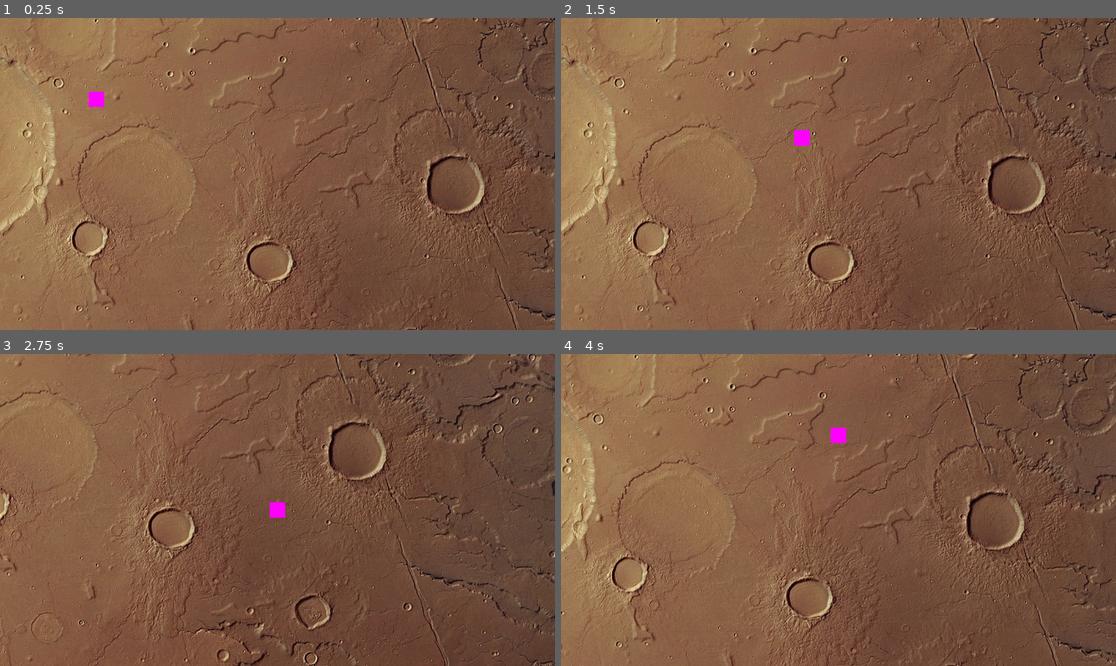
Above: before the commit, frames 1-4 (two rows, left to right).
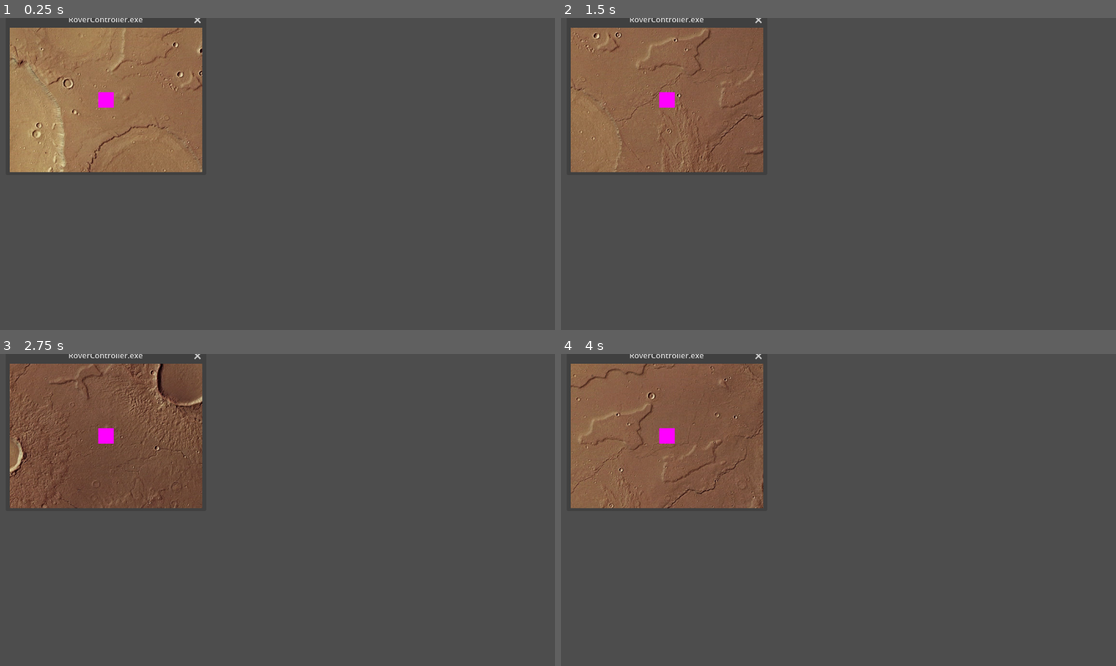
Above: after the commit, the same moments.

Repository: jerrutledge/Mars-Roverflow
Game: Godot game, scene res://scenes/Desktop.tscn
Same seed, same stepped clock (60 frames per second), same inputs: the game is played once before the commit and once after it. Before the commit the project starts from res://scenes/Mars.tscn.
Inputs:
- Up to frame 1 (0.25 s): no input
- Up to frame 2 (1.5 s): tap Enter at 0.5 s; hold D (rover_right) 0.53-1.28 s; hold S (rover_down) from 1.28 s (still down)
- Up to frame 3 (2.75 s): release S (rover_down) at 2.03 s; hold D (rover_right) from 2.03 s (still down)
- Up to frame 4 (4 s): release D (rover_right) at 2.78 s; hold W (rover_up) 2.78-3.53 s; hold A (rover_left) from 3.53 s (still down)

The runs differ from the first frame. In frame 1, 85% of the frame differs, in the area x 0-100%, y 0-100%; in frame 2, 89%; in frame 3, 87%; in frame 4, 90%.

Commit message:
Create Desktop scene

Diff:
--- a/project.godot
+++ b/project.godot
@@ -11,7 +11,7 @@
 [application]
 
 config/name="Mars Roverflow"
-run/main_scene="res://scenes/Mars.tscn"
+run/main_scene="res://scenes/Desktop.tscn"
 config/features=PackedStringArray("4.2", "Forward Plus")
 config/icon="res://icon.svg"
 
--- /dev/null
+++ b/scenes/Desktop.tscn
@@ -0,0 +1,18 @@
+[gd_scene load_steps=2 format=3 uid="uid://cyhp0qnfe08rs"]
+
+[ext_resource type="PackedScene" uid="uid://db87imsybado5" path="res://scenes/Mars.tscn" id="1_prma1"]
+
+[node name="Desktop" type="Control"]
+layout_mode = 3
+anchors_preset = 15
+anchor_right = 1.0
+anchor_bottom = 1.0
+grow_horizontal = 2
+grow_vertical = 2
+
+[node name="RoverControllerWindow" type="Window" parent="."]
+title = "RoverController.exe"
+position = Vector2i(20, 20)
+size = Vector2i(400, 300)
+
+[node name="Mars" parent="RoverControllerWindow" instance=ExtResource("1_prma1")]
